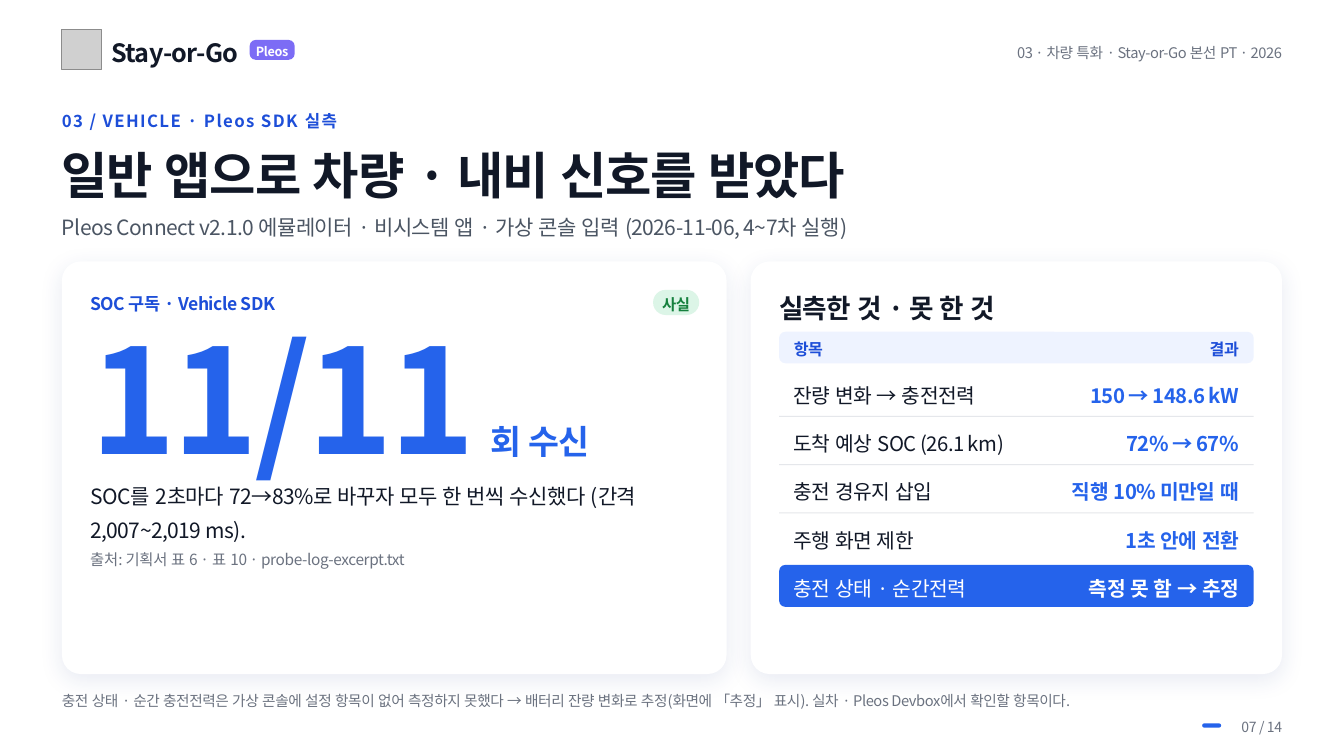
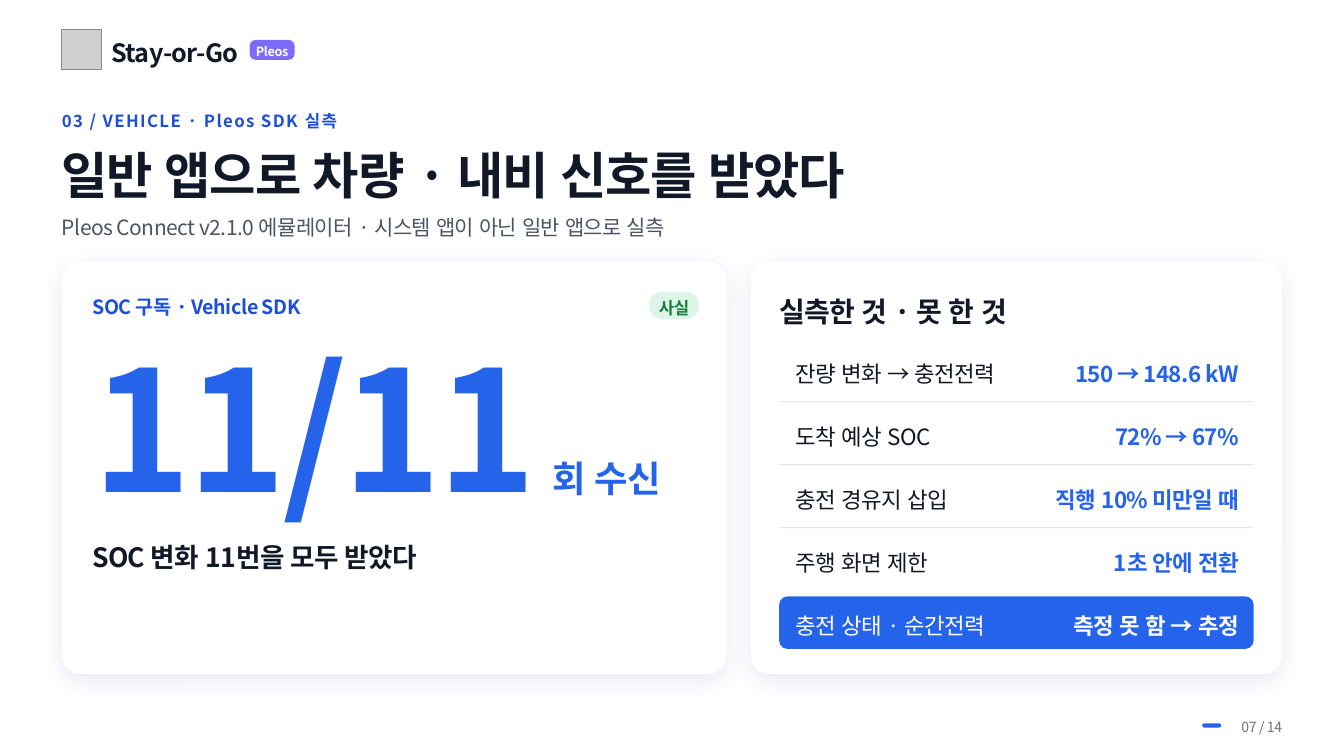
Before and after one commit to NL-Hackerton/Hyundai-Car-App-Challenge-2026, a slide deck: slide 7 of pt/대학생_김&양_Stay-or-Go.pptx. Drawn at 1344x756 pixels with LibreOffice and Linux fonts; fonts in the diff are those of the drawing; grey boxes stand for pictures; background and template pictures are left out. Boxes give left, top, right and bottom in pixels: in the first picture for what was removed or moved away, otherwise in the second. Text is boxed around its words. In the diff, an @@ line names an element or a change of style, - is before the commit and + after.

```diff
--- a/pt/대학생_김&양_Stay-or-Go.pptx
+++ b/pt/대학생_김&양_Stay-or-Go.pptx
@@ text removed at [1017, 46, 1282, 62] @@
-03 · 차량 특화 · Stay-or-Go 본선 PT · 2026
@@ text at [62, 217, 665, 237]: text changed @@
-Pleos Connect v2.1.0 에뮬레이터 · 비시스템 앱 · 가상 콘솔 입력 (2026-11-06, 4~7차 실행)
+Pleos Connect v2.1.0 에뮬레이터 · 시스템 앱이 아닌 일반 앱으로 실측
@@ text "SOC 구독 · Vehicle SDK" at [92, 298, 301, 316]: size 12.5 to 14 pt @@
@@ text "사실" at [659, 300, 689, 316]: size 11 to 12 pt @@
@@ rounded rectangle: place and size @@
-rounded rectangle at [653, 290, 700, 316]
+rounded rectangle at [649, 292, 700, 320]
@@ text "실측한 것 · 못 한 ..." at [779, 298, 1007, 325]: size 19 to 20 pt @@
@@ text "11/11 회 수신": place and size @@
-text "11/11 회 수신" at [90, 306, 590, 489]
+text "11/11 회 수신" at [92, 356, 661, 523]
@@ text "11/11 회 수신" at [92, 356, 661, 523]: size 104 to 120 pt, letter spacing -2.6 to -3 pt in "11/11"; size 24 to 26 pt, letter spacing -0.6 to -0.7 pt in "회 수신" @@
@@ rounded rectangle removed at [779, 332, 1254, 363] @@
@@ text removed at [794, 341, 823, 357] @@
-항목
@@ text "잔량 변화 → 충전전력": place and size @@
-text "잔량 변화 → 충전전력" at [794, 386, 975, 405]
+text "잔량 변화 → 충전전력" at [796, 363, 996, 384]
@@ text "150 → 148.6 kW": place and size @@
-text "150 → 148.6 kW" at [1090, 386, 1239, 404]
+text "150 → 148.6 kW" at [1075, 364, 1238, 383]
@@ text removed at [1210, 341, 1239, 357] @@
-결과
@@ rectangle: place and size @@
-rectangle at [779, 415, 1254, 416]
+rectangle at [779, 401, 1254, 402]
@@ text "72% → 67%": place and size @@
-text "72% → 67%" at [1126, 435, 1239, 452]
+text "72% → 67%" at [1115, 428, 1239, 446]
@@ text at [796, 426, 931, 447]: text changed; size 14.5 to 16 pt @@
-도착 예상 SOC (26.1 km)
+도착 예상 SOC
@@ text "직행 10% 미만일 때": place and size @@
-text "직행 10% 미만일 때" at [1072, 482, 1239, 501]
+text "직행 10% 미만일 때" at [1055, 489, 1239, 510]
@@ text removed at [90, 486, 636, 542] @@
-SOC를 2초마다 72→83%로 바꾸자 모두 한 번씩 수신했다 (간격 2,007~2,019 ms).
@@ rectangle: place and size @@
-rectangle at [779, 512, 1254, 513]
+rectangle at [779, 527, 1254, 528]
@@ text "주행 화면 제한": place and size @@
-text "주행 화면 제한" at [794, 531, 914, 550]
+text "주행 화면 제한" at [796, 552, 928, 573]
@@ text "1초 안에 전환": place and size @@
-text "1초 안에 전환" at [1125, 531, 1239, 550]
+text "1초 안에 전환" at [1114, 552, 1239, 573]
@@ text removed at [90, 552, 405, 569] @@
-출처: 기획서 표 6 · 표 10 · probe-log-excerpt.txt
@@ text added at [92, 544, 417, 570], 19 pt, text #111827, bold @@
+SOC 변화 11번을 모두 받았다
@@ rounded rectangle: place and size @@
-rounded rectangle at [779, 565, 1254, 607]
+rounded rectangle at [779, 597, 1254, 649]
@@ rounded rectangle at [779, 597, 1254, 649]: proportions changed @@
@@ text "충전 상태 · 순간전력": place and size @@
-text "충전 상태 · 순간전력" at [794, 579, 966, 598]
+text "충전 상태 · 순간전력" at [796, 615, 986, 636]
@@ size 14.5 to 16 pt in 9 elements at [796, 489, 948, 510], [1055, 489, 1239, 510], [1115, 428, 1239, 446], [796, 363, 996, 384], [796, 552, 928, 573], [1075, 364, 1238, 383], [1114, 552, 1239, 573], [796, 615, 986, 636], [1074, 615, 1239, 636] @@
@@ text "측정 못 함 → 추정": place and size @@
-text "측정 못 함 → 추정" at [1089, 579, 1239, 598]
+text "측정 못 함 → 추정" at [1074, 615, 1239, 636]
@@ text removed at [62, 693, 1070, 709] @@
-충전 상태 · 순간 충전전력은 가상 콘솔에 설정 항목이 없어 측정하지 못했다 → 배터리 잔량 변화로 추정(화면에 「추정」 표시). 실차 · Pleos Devbox에서 확인할 항목이다.
```
Also in this commit, not shown: 13 other slides changed, 17 other files.
